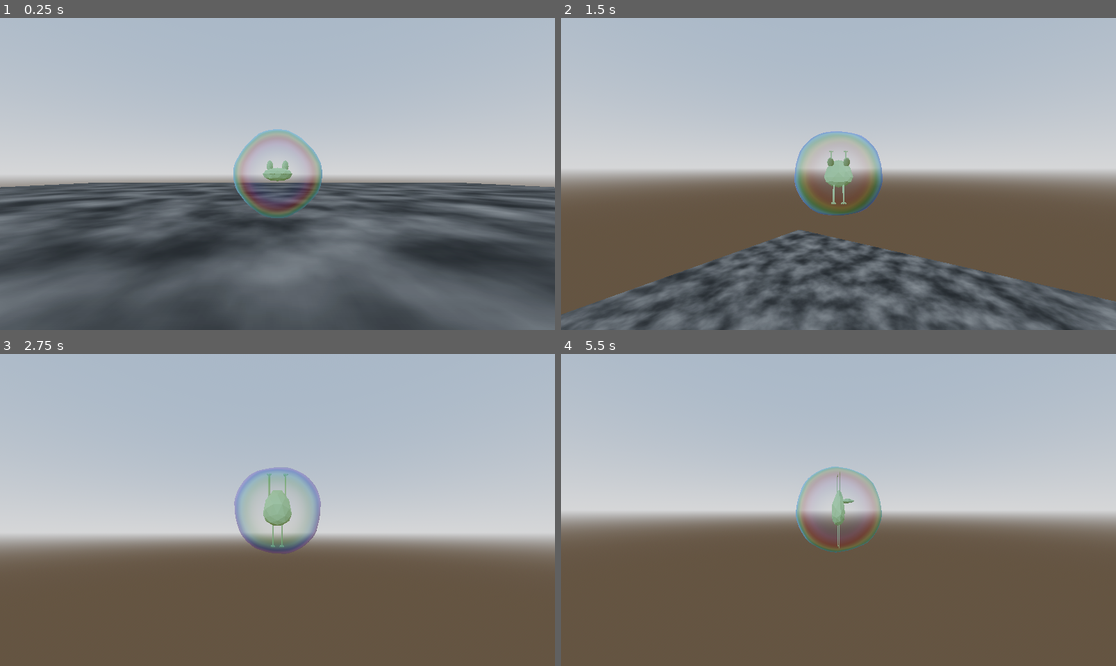
Above: before the commit, frames 1-4 (two rows, left to right).
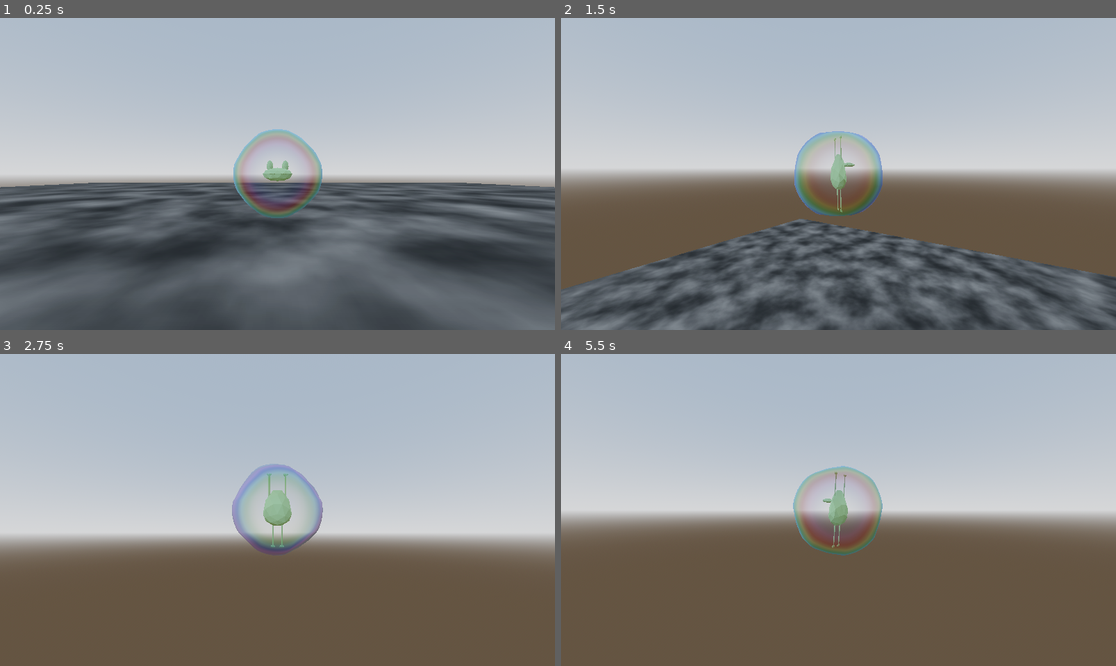
Above: after the commit, the same moments.

Repository: NykolaR/GGJ2025
Game: Godot game, scene res://scenes/debug/debug.tscn
The game is run twice, just before and just after one commit, with the same random seed, the same clock (stepped at 60 frames per second) and the same inputs. The project has no main scene, so this scene is started directly.
Inputs (mouse positions are in pixels of both pictures, inside the frame that each line leads up to):
- Up to frame 1 (0.25 s): no input
- Up to frame 2 (1.5 s): move the mouse to (866, 174) at 0.52 s; hold W (tap_up) from 0.53 s (still down); right-click (866, 174) at 0.6 s; move the mouse to (810, 174) at 1.27 s; click (810, 174) at 1.35 s
- Up to frame 3 (2.75 s): keep holding W (tap_up); move the mouse to (288, 503) at 2.02 s; right-click (288, 503) at 2.1 s
- Up to frame 4 (5.5 s): keep holding W (tap_up); move the mouse to (832, 516) at 2.77 s; click (832, 516) at 2.85 s; move the mouse to (877, 513) at 3.52 s; right-click (877, 513) at 3.6 s; move the mouse to (794, 506) at 4.27 s; click (794, 506) at 4.35 s; move the mouse to (844, 510) at 5.02 s; right-click (844, 510) at 5.1 s

The runs differ from the first frame. In frame 1, less than 0.1% of the frame differs, in the area x 42-59%, y 35-56%; in frame 2, 13%, in the area x 0-100%, y 36-100%; in frame 3, 0.3%; in frame 4, 0.7%.

Commit message:
bubble bobble

Diff:
--- a/ggj2025/scenes/bubble/bubble.gd
+++ b/ggj2025/scenes/bubble/bubble.gd
@@ -17,10 +17,13 @@
 
 @onready var cooldown: Timer = $Timer as Timer
 
+var shader: ShaderMaterial
+
 var direction: Vector3 = Vector3()
 
 
 func _ready() -> void:
+	shader = $MeshInstance3D.material_override
 	if mode == MODE.TAP:
 		Input.mouse_mode = Input.MOUSE_MODE_CAPTURED
 
@@ -43,6 +46,9 @@
 			tap_input(delta)
 		MODE.PUSH:
 			mouse_input(delta)
+	var vl: float = linear_velocity.length()
+	shader.set_shader_parameter("fuwafuwa_speed", remap(clampf(vl, 0, 10), 0, 10, 1.5, 3.0))
+	shader.set_shader_parameter("fuwafuwa_size", remap(clampf(vl, 0, 10), 0, 10, 0.05, 0.1))
 
 
 func tap_input(delta: float) -> void:
--- a/ggj2025/scenes/bubble/bubble.tscn
+++ b/ggj2025/scenes/bubble/bubble.tscn
@@ -6,8 +6,6 @@
 
 [sub_resource type="SphereShape3D" id="SphereShape3D_ya7gu"]
 radius = 0.2
-
-[sub_resource type="SphereMesh" id="SphereMesh_v753p"]
 
 [sub_resource type="ShaderMaterial" id="ShaderMaterial_nyk43"]
 render_priority = 0
@@ -18,6 +16,8 @@
 shader_parameter/outline_ratio = 1.0
 shader_parameter/noise_speed = 0.2
 shader_parameter/noise_scale = 0.5
+
+[sub_resource type="SphereMesh" id="SphereMesh_v753p"]
 
 [sub_resource type="StandardMaterial3D" id="StandardMaterial3D_1u8xl"]
 albedo_color = Color(0.45, 0.75, 0.5, 1)
@@ -35,8 +35,8 @@
 
 [node name="MeshInstance3D" type="MeshInstance3D" parent="."]
 transform = Transform3D(0.4, 0, 0, 0, 0.4, 0, 0, 0, 0.4, 0, 0, 0)
+material_override = SubResource("ShaderMaterial_nyk43")
 mesh = SubResource("SphereMesh_v753p")
-surface_material_override/0 = SubResource("ShaderMaterial_nyk43")
 
 [node name="Camera" type="Node3D" parent="."]
 
@@ -55,7 +55,6 @@
 
 [node name="Timer" type="Timer" parent="."]
 process_callback = 0
-wait_time = 0.8
 one_shot = true
 
 [node name="frog" type="Node3D" parent="."]
